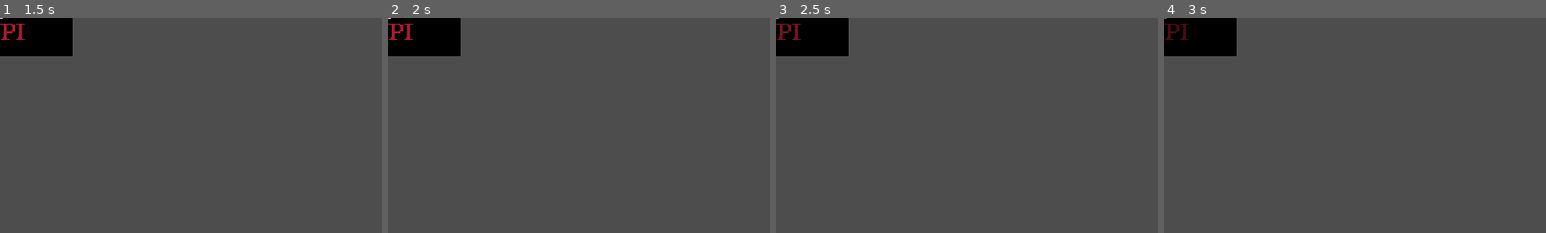
Above: before the commit, frames 1-4 (left to right).
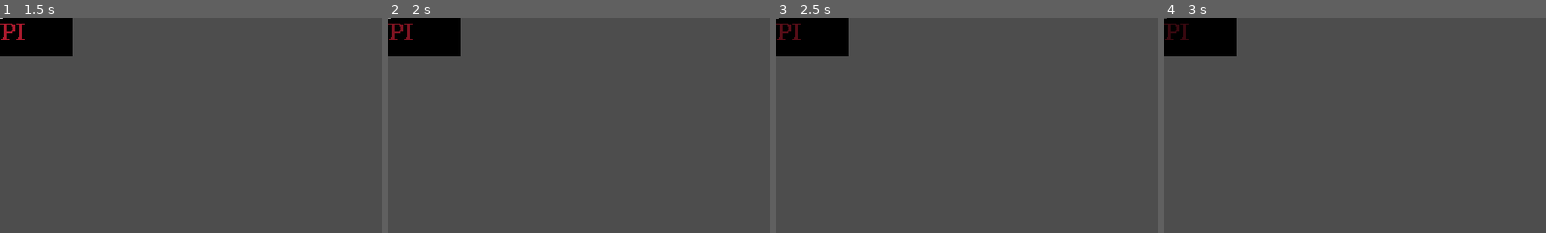
Above: after the commit, the same moments.

Repository: WPI-GameDev-M/IMGD-1001
Game: Godot game, scene res://scenes/bootSplash1.1.tscn
The game is run twice, just before and just after one commit, with the same random seed, the same clock (stepped at 60 frames per second) and the same inputs.
Inputs:
- Up to frame 1 (1.5 s): tap Enter at 0.5 s; tap Space at 1.25 s
- Up to frame 2 (2 s): no input
- Up to frame 3 (2.5 s): tap Enter at 2 s
- Up to frame 4 (3 s): tap Space at 2.75 s
The pictures show only the part of the screen within x 0-50%, y 0-50%; the shares and areas given below are measured in that part.

Frame 1 is identical in both runs. In frame 2, 0.2% of the frame differs, in the area x 0-7%, y 0-11%; in frame 3, 0.2%; in frame 4, less than 0.1%.

Commit message:
Increased time splash screen shows
Project settings -> increased to 5000ms. Modulated the logo so it can fade in and out. Need to fix the placement

Diff:
--- a/group-project---imgd-1001/project.godot
+++ b/group-project---imgd-1001/project.godot
@@ -17,7 +17,7 @@
 boot_splash/use_filter=false
 boot_splash/image="uid://sb5dkhqj770t"
 config/icon="res://assets/boot-splash/icon.svg"
-boot_splash/minimum_display_time=3000
+boot_splash/minimum_display_time=5000
 
 [audio]
 
--- a/group-project---imgd-1001/scenes/bootSplash1.1.tscn
+++ b/group-project---imgd-1001/scenes/bootSplash1.1.tscn
@@ -4,7 +4,8 @@
 [ext_resource type="Script" uid="uid://cp8mcvx53f60h" path="res://scenes/boot_splash_1.1.gd" id="1_p01vo"]
 
 [sub_resource type="Animation" id="Animation_p01vo"]
-length = 0.001
+length = 5.0
+step = 0.1
 tracks/0/type = "value"
 tracks/0/imported = false
 tracks/0/enabled = true
@@ -12,10 +13,10 @@
 tracks/0/interp = 1
 tracks/0/loop_wrap = true
 tracks/0/keys = {
-"times": PackedFloat32Array(0),
-"transitions": PackedFloat32Array(1),
+"times": PackedFloat32Array(0, 1.5, 5),
+"transitions": PackedFloat32Array(0.5, 0.5, 2),
 "update": 0,
-"values": [Color(1, 1, 1, 1)]
+"values": [Color(1, 1, 1, 1), Color(1, 1, 1, 1), Color(1, 1, 1, 0)]
 }
 
 [sub_resource type="Animation" id="Animation_qar8e"]
@@ -29,7 +30,7 @@
 tracks/0/interp = 1
 tracks/0/loop_wrap = true
 tracks/0/keys = {
-"times": PackedFloat32Array(0, 2, 5),
+"times": PackedFloat32Array(0, 1.5, 5),
 "transitions": PackedFloat32Array(0.5, 0.5, 2),
 "update": 0,
 "values": [Color(1, 1, 1, 1), Color(1, 1, 1, 1), Color(1, 1, 1, 0)]
